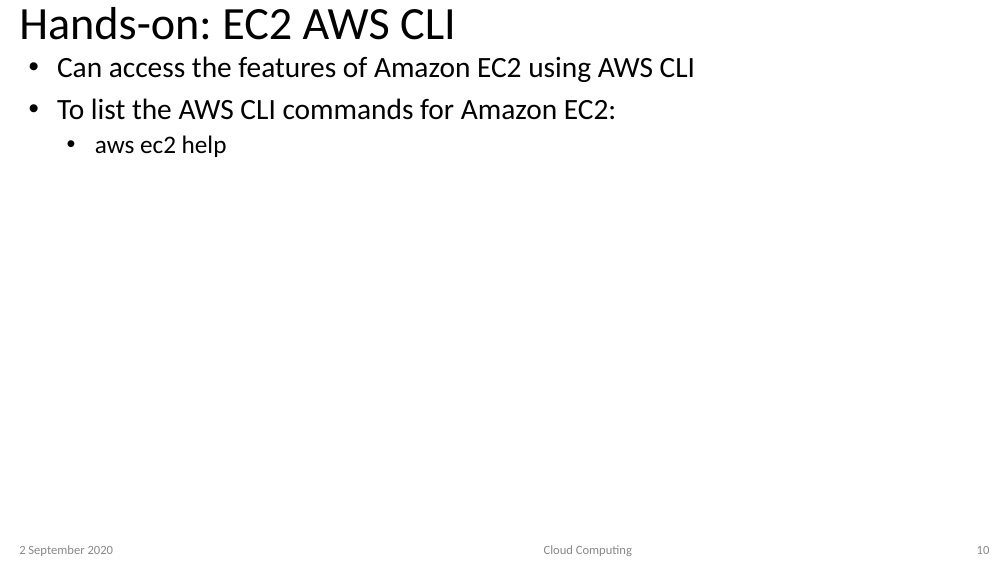
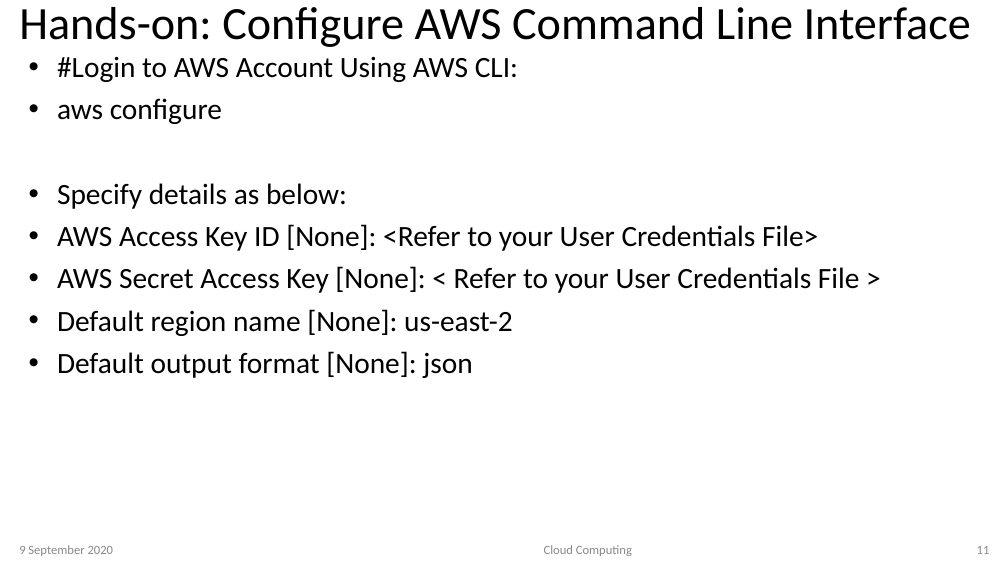
Before and after one commit to atingupta2005/Docker-Kubernetes-AWS-LnT-Aug-2020, a slide deck: slide 11 of Training Material/AWS/2-Cloud Compute with AWS.pptx (slide 10 before the commit). Drawn at 1008x567 pixels with LibreOffice and Linux fonts; fonts in the diff are those of the drawing. Boxes give left, top, right and bottom in pixels: in the first picture for what was removed or moved away, otherwise in the second. Text is boxed around its words. In the diff, an @@ line names an element or a change of style, - is before the commit and + after.

```diff
--- a/Training Material/AWS/2-Cloud Compute with AWS.pptx
+++ b/Training Material/AWS/2-Cloud Compute with AWS.pptx
@@ title at (19,7,971,47): text changed @@
-Hands-on: EC2 AWS CLI
+Hands-on: Configure AWS Command Line Interface
@@ text at (57,56,860,378): text changed @@
-• Can access the features of Amazon EC2 using AWS CLI
-• To list the AWS CLI commands for Amazon EC2:
-  • aws ec2 help
+• #Login to AWS Account Using AWS CLI:
+• aws configure
+• Specify details as below:
+• AWS Access Key ID [None]: <Refer to your User Credentials File>
+• AWS Secret Access Key [None]: < Refer to your User Credentials File >
+• Default region name [None]: us-east-2
+• Default output format [None]: json
@@ text at (19,545,114,556): text changed @@
-2 September 2020
+9 September 2020
@@ page number at (977,546,990,554): text changed @@
-10
+11
```
Also in this commit, not shown: 42 other slides changed.
